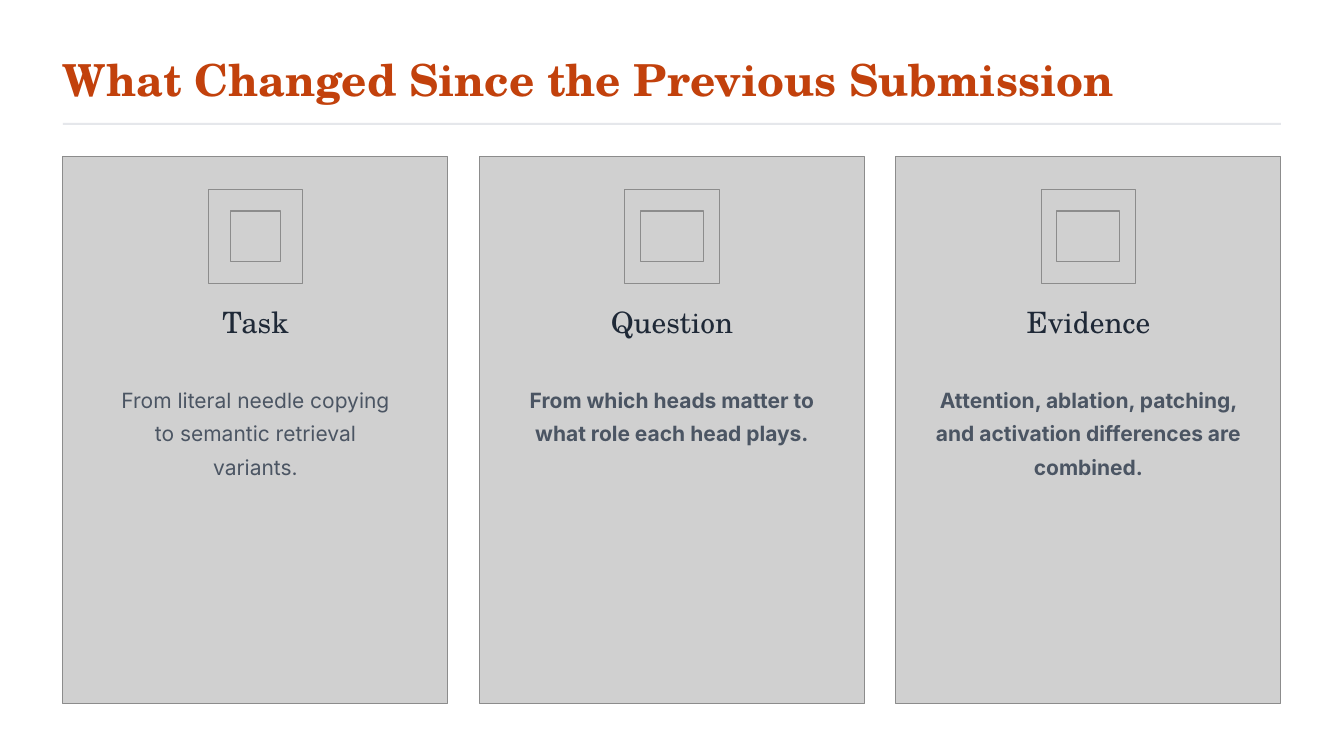
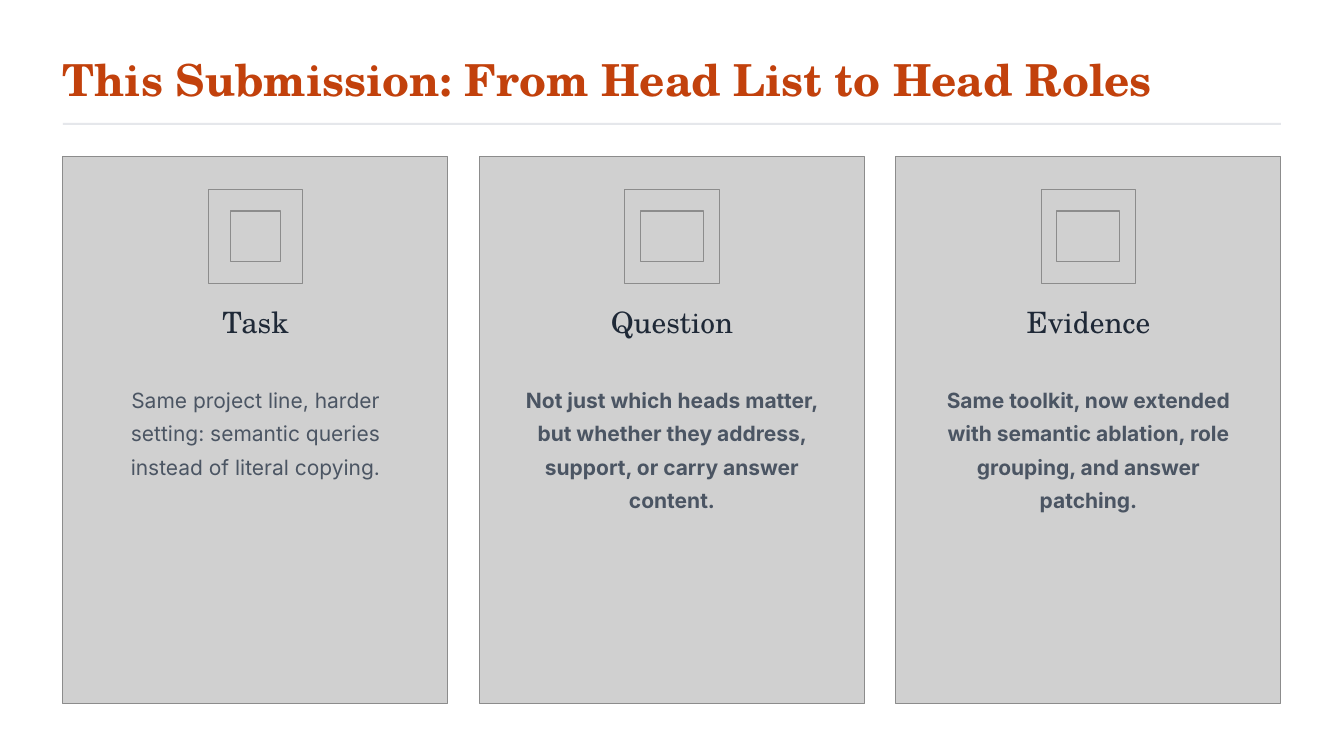
Before and after one commit to ashishanand7/retrieval-head-atlas, a slide deck: slide 4 of presentation/retrieval_head_atlas_capstone_presentation.pptx (slide 3 before the commit). Drawn at 1344x756 pixels with LibreOffice and Linux fonts; fonts in the diff are those of the drawing; grey boxes stand for pictures. Boxes give left, top, right and bottom in pixels: in the first picture for what was removed or moved away, otherwise in the second. Text is boxed around its words. In the diff, an @@ line names an element or a change of style, - is before the commit and + after.

Commit message:
Connect presentation to previous submission

```diff
--- a/presentation/retrieval_head_atlas_capstone_presentation.pptx
+++ b/presentation/retrieval_head_atlas_capstone_presentation.pptx
@@ text at bbox=[63, 63, 1152, 97]: text changed @@
-What Changed Since the Previous Submission
+This Submission: From Head List to Head Roles
@@ text at bbox=[131, 392, 380, 480]: text changed @@
-From literal needle copying to semantic retrieval variants.
+Same project line, harder setting: semantic queries instead of literal copying.
@@ text at bbox=[526, 392, 818, 508]: text changed @@
-From which heads matter to what role each head plays.
+Not just which heads matter, but whether they address, support, or carry answer content.
@@ text at bbox=[947, 392, 1229, 513]: text changed @@
-Attention, ablation, patching, and activation differences are combined.
+Same toolkit, now extended with semantic ablation, role grouping, and answer patching.
```
Also in this commit, not shown: 1 slide added, 2 other files.
